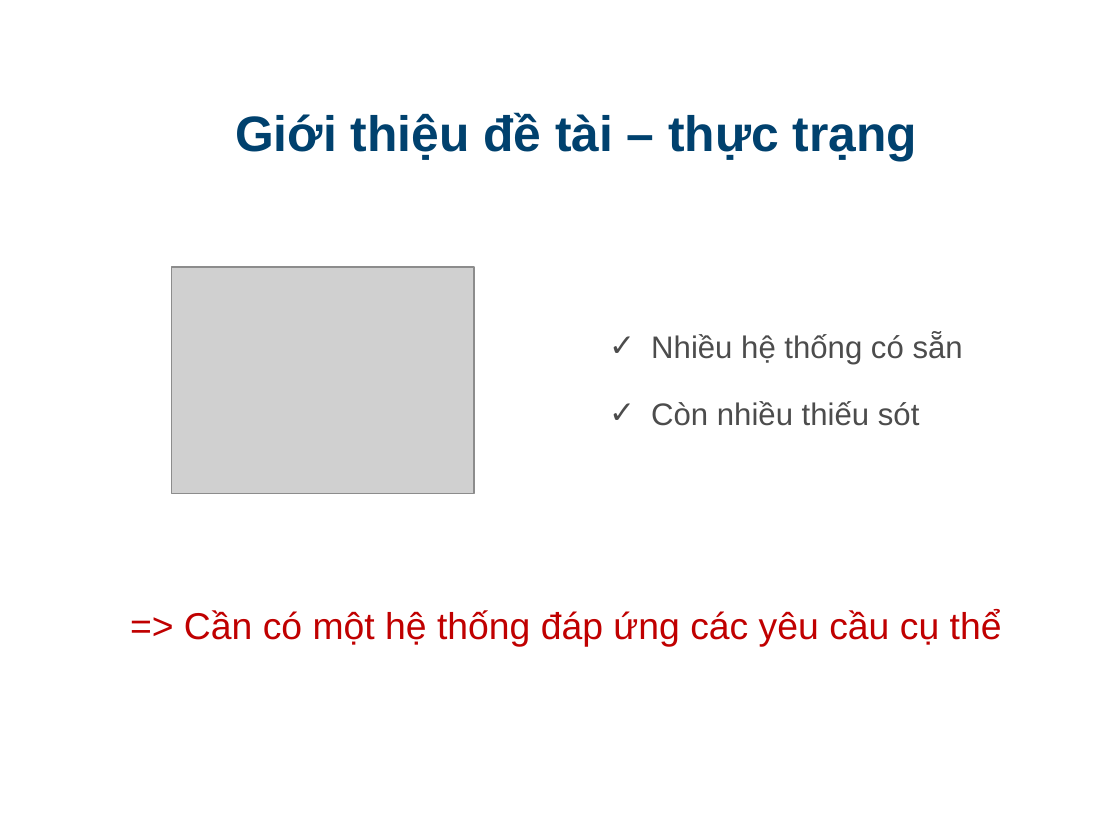
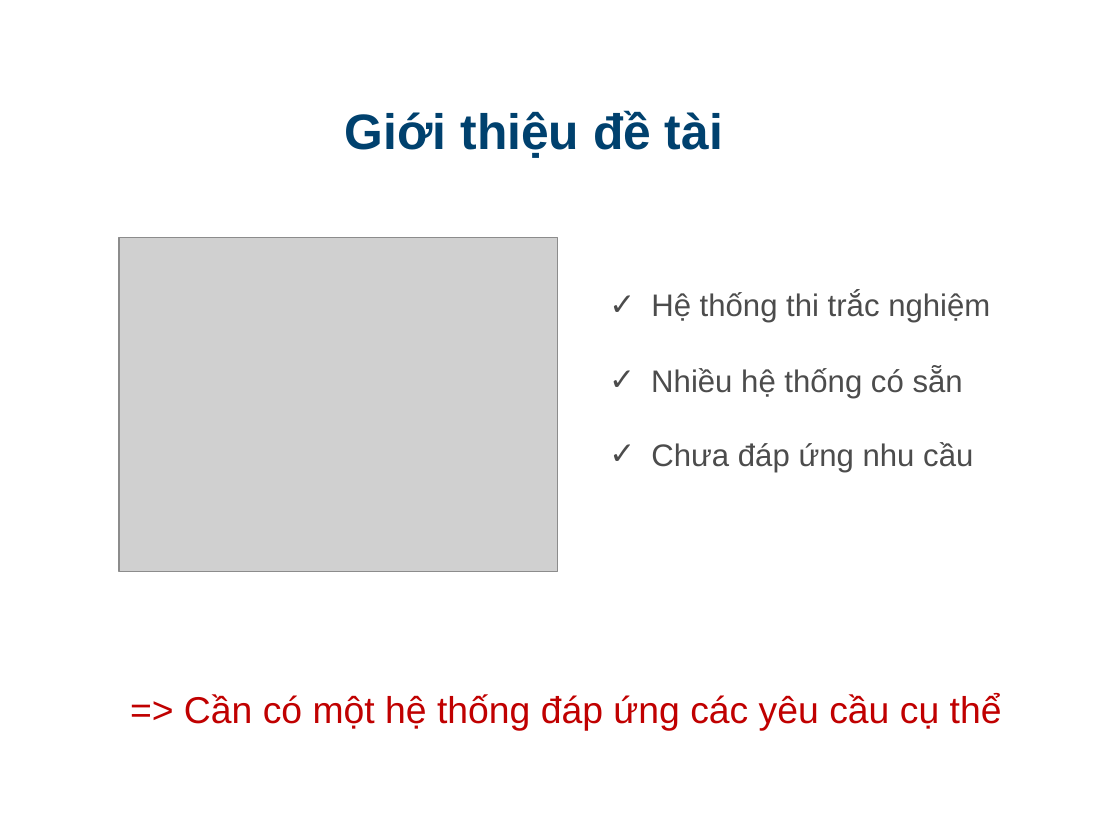
Before and after one commit to truongquangkhai99/DATN-1, a slide deck: slide 3 of src/doc/slide.ppt (slide 4 before the commit). Drawn at 1120x840 pixels with LibreOffice and Linux fonts; fonts in the diff are those of the drawing; grey boxes stand for pictures; background and template pictures are left out. Boxes give left, top, right and bottom in pixels: in the first picture for what was removed or moved away, otherwise in the second. Text is boxed around its words. In the diff, an @@ line names an element or a change of style, - is before the commit and + after.

```diff
--- a/src/doc/slide.ppt
+++ b/src/doc/slide.ppt
@@ text at [345,110,723,158]: text changed @@
-Giới thiệu đề tài – thực trạng
+Giới thiệu đề tài
@@ picture: place and size @@
-picture at [171,267,474,493]
+picture at [119,237,558,571]
@@ text added at [651,292,990,323], 20 pt, text #4C4C4C @@
+✓ Hệ thống thi trắc nghiệm
@@ text "Nhiều hệ thống có sẵn": place and size @@
-text "Nhiều hệ thống có sẵn" at [651,333,963,364]
+text "Nhiều hệ thống có sẵn" at [651,367,963,398]
@@ text removed at [651,401,920,426] @@
-✓ Còn nhiều thiếu sót
@@ text added at [651,442,973,472], 20 pt, text #4C4C4C @@
+✓ Chưa đáp ứng nhu cầu
@@ text "=> Cần có một hệ ...": place and size @@
-text "=> Cần có một hệ ..." at [184,609,1002,646]
+text "=> Cần có một hệ ..." at [184,693,1002,730]
```
Also in this commit, not shown: 14 other slides changed, 5 slides added, 19 slides removed.
